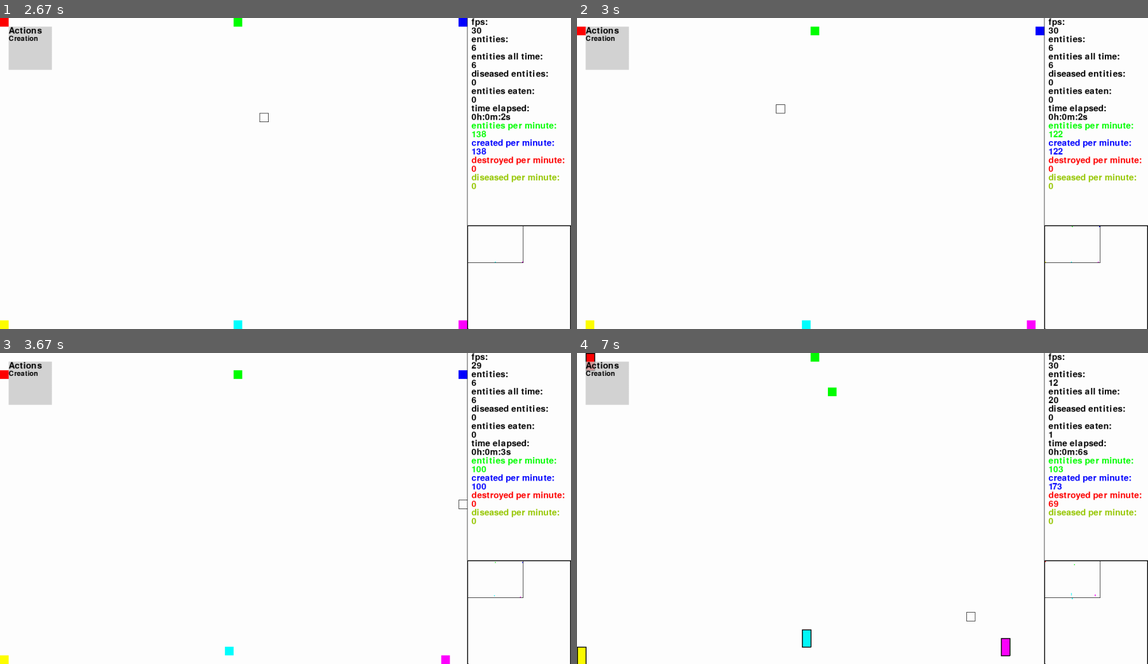
Above: before the commit, frames 1-4 (two rows, left to right).
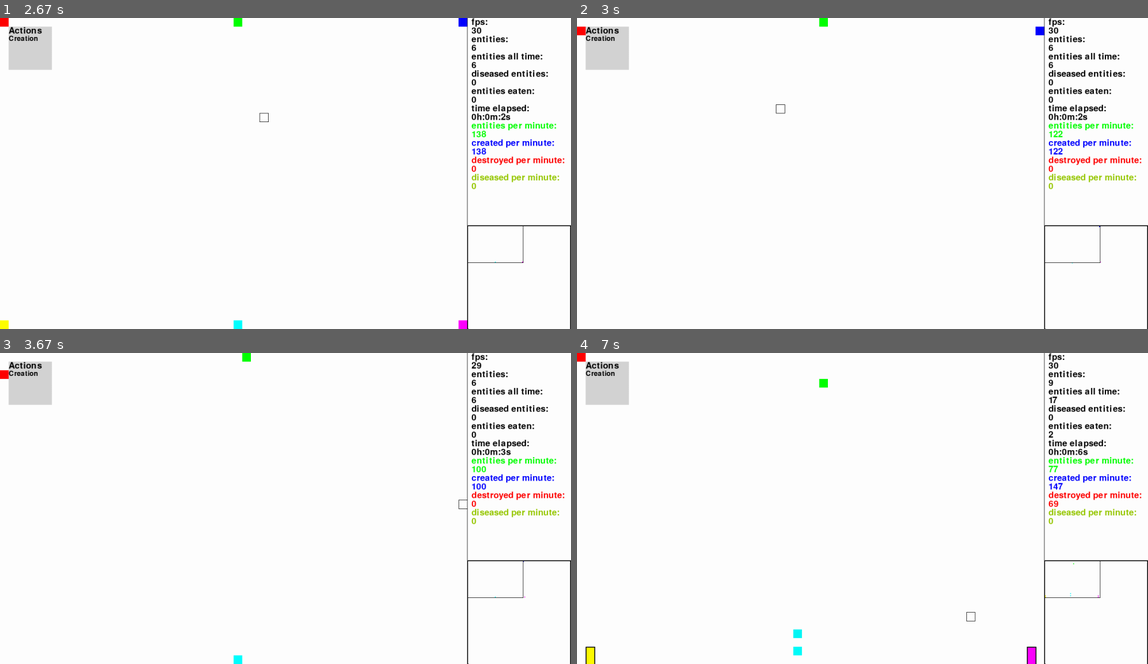
Above: after the commit, the same moments.

Repository: sbwhitt/pygame-life-simulation
Game: pygame game, started from main.py
Two runs of this game, one before a commit and one after it. Both use one fixed random seed, a clock stepped at 60 frames per second and the inputs below.
Inputs (mouse positions are in pixels of both pictures, inside the frame that each line leads up to):
- Up to frame 1 (2.67 s): click "Actions" at 0.38 s; tap Enter at 0.67 s; click (108, 126) at 1.05 s; click (137, 58) at 1.38 s; click (296, 67) at 1.72 s; tap E at 2 s; click (268, 120) at 2.38 s
- Up to frame 2 (3 s): click (782, 108) at 2.72 s
- Up to frame 3 (3.67 s): click (433, 480) at 3.05 s; click (462, 502) at 3.38 s
- Up to frame 4 (7 s): tap E at 3.67 s; click (696, 449) at 4.05 s; click (891, 496) at 4.38 s; click (696, 489) at 4.72 s; tap X at 5 s; click (691, 623) at 5.38 s; click (771, 405) at 5.72 s; click (805, 496) at 6.05 s; click (725, 424) at 6.38 s; click (965, 611) at 6.72 s

Frame 1 is identical in both runs. In frame 2, 0.2% of the frame differs, in the area x 1-92%, y 0-100%; in frame 3, 0.3%; in frame 4, 1.0%, in the area x 0-92%, y 0-100%.

Commit message:
update surroundings and entity guts

Diff:
--- a/src/entities/entity.py
+++ b/src/entities/entity.py
@@ -20,12 +20,13 @@
         else:
             self.dna = DNA(utils.get_random_color())
 
-    def update(self, width: int, height: int, surroundings: list[list["Entity"] | None]) -> "Entity":
+    def update(self, width: int, height: int, surroundings: list["Entity"]) -> "Entity":
         neighbor = self._choose_neighbor(surroundings)
         if neighbor != None:
             return neighbor
-        self.choice = self._choose_dir(surroundings)
-        self._move(width, height)
+        if (not self.bound and self.dna.dir_timer > settings.DIR_INTERVAL):
+            self._choose_dir(surroundings, width, height)
+        return None
 
     def reproduce(self) -> "Entity|None":
         self.dna.genes += 1
@@ -44,18 +45,18 @@
             return offspring
         return None
 
-    def look_for_colony(self, surroundings: list[list["Entity"] | None]) -> "Entity":
-        for i in range(len(surroundings)):
-            if surroundings[i] != None:
-                neighbor = self._check_neighbor(surroundings[i])
-                if neighbor != None and neighbor.bound and neighbor.colony != self.colony:
+    def look_for_colony(self, surroundings: list["Entity"]) -> "Entity":
+        for s in surroundings:
+            if s:
+                neighbor = self._check_neighbor(s)
+                if neighbor != None and neighbor.colony != self.colony and neighbor.bound:
                     if neighbor.dna.diseased and random.randint(1, settings.DISEASE_SPREAD_CHANCE) == 1:
                         self.dna.diseased = True
                         return None
                     return neighbor
         return None
 
-    # def surrounded(self, surroundings: list[list["Entity"] | None]) -> bool:
+    # def surrounded(self, surroundings: list["Entity"]) -> bool:
     #     for i in range(len(surroundings)):
     #         if surroundings[i] != None:
     #             neighbor = self._check_neighbor(surroundings[i])
@@ -64,27 +65,23 @@
     #         return False
     #     return True
 
-    def scan_edges(self, surroundings: list[list["Entity"] | None]) -> None:
+    def scan_edges(self, surroundings: list["Entity"]) -> None:
         for i in range(len(surroundings)):
-            if surroundings[i] != None and len(surroundings[i]) > 0:
-                for e in surroundings[i]:
-                    if e.bound:
-                        self.edges[i] = False
-                        if random.randint(1, 4) == 1: self._bleed_edge(e)
-                    else: self.edges[i] = True
-                    # if e.dna.diseased and random.randint(1, 10) == 1: self.dna.diseased = True
-            else:
-                self.edges[i] = True
+            if surroundings[i] and surroundings[i].bound:
+                    self.edges[i] = False
+                    if random.randint(1, 4) == 1: self._bleed_edge(surroundings[i])
+            else: self.edges[i] = True
+            # if e.dna.diseased and random.randint(1, 10) == 1: self.dna.diseased = True
 
-    def _move(self, width: int, height: int) -> None:
+    def _move(self, width: int, height: int, choice: int) -> None:
         if self.dna.move_timer > settings.MOVE_INTERVAL:
-            if self.choice == 0 and self.rect.top != 0:  # up
+            if choice == 0 and self.rect.top != 0:  # up
                 self.rect = self.rect.move(0, -settings.ENT_WIDTH)
-            elif self.choice == 1 and self.rect.left != 0:  # left
+            elif choice == 1 and self.rect.left != 0:  # left
                 self.rect = self.rect.move(-settings.ENT_WIDTH, 0)
-            elif self.choice == 2 and self.rect.bottom != height:  # down
+            elif choice == 2 and self.rect.bottom != height:  # down
                 self.rect = self.rect.move(0, settings.ENT_WIDTH)
-            elif self.choice == 3 and self.rect.right != width:  # right
+            elif choice == 3 and self.rect.right != width:  # right
                 self.rect = self.rect.move(settings.ENT_WIDTH, 0)
             self.dna.move_timer = 0
             self.loc = (self.rect.left, self.rect.top)
@@ -126,21 +123,19 @@
     #             return False
     #     return True
 
-    def _is_empty(self, target: list["Entity"]) -> bool:
-        if len(target) > 0:
-            return False
-        return True
+    # def _is_empty(self, target: list["Entity"]) -> bool:
+    #     if len(target) > 0:
+    #         return False
+    #     return True
 
-    def _check_neighbor(self, collisions: list["Entity"]) -> "Entity":
-        for c in collisions:
-            if c.dna.diseased and random.randint(1, settings.DISEASE_SPREAD_CHANCE) == 1:
-                self.dna.diseased = True
-                return None
-            if self.dna.compatible(c.dna):
-                return c
-        return None
+    def _check_neighbor(self, collision: "Entity") -> "Entity":
+        if collision.dna.diseased and random.randint(1, settings.DISEASE_SPREAD_CHANCE) == 1:
+            self.dna.diseased = True
+            return None
+        if self.dna.compatible(collision.dna):
+            return collision
 
-    def _choose_neighbor(self, surroundings: list[list["Entity"] | None]) -> "Entity":
+    def _choose_neighbor(self, surroundings: list["Entity"]) -> "Entity":
         for i in range(len(surroundings)):
             if random.randint(1, 10) == 1 and surroundings[i] != None:
                 neighbor = self._check_neighbor(surroundings[i])
@@ -148,15 +143,10 @@
                     return neighbor
         return None
 
-    def _choose_dir(self, surroundings: list[list["Entity"] | None]) -> int:
-        if (not self.bound and self.dna.dir_timer > settings.DIR_INTERVAL):
-            self.dna.dir_timer = 0
-            choices = []
-            for i in range(len(surroundings)):
-                if surroundings[i] != None and self._is_empty(surroundings[i]):
-                    choices.append(i)
-            if choices:
-                c = choices[random.randint(0, len(choices)-1)]
-                return c
-            else:
-                return -1
+    def _choose_dir(self, surroundings: list["Entity"], width: int, height: int) -> int:
+        self.dna.dir_timer = 0
+        choices = -1
+        for s in surroundings:
+            if not s: choices += 1
+        if choices > 0:
+            self._move(width, height, random.randint(0, choices))
--- a/src/utils/map.py
+++ b/src/utils/map.py
@@ -1,3 +1,4 @@
+import src.utils.utils as utils
 import static.settings as settings
 from src.entities.entity import Entity
 
@@ -7,19 +8,18 @@
         self.width = w
         self.height = h
         self.grid = {}
+        self.dirs = [(0, -settings.ENT_WIDTH),
+                       (-settings.ENT_WIDTH, 0),
+                       (0, settings.ENT_WIDTH),
+                       (settings.ENT_WIDTH, 0)]
         self._build_grid()
 
-    def get_surroundings(self, pos: tuple) -> list[list[Entity] | None]:
+    def get_surroundings(self, pos: tuple) -> list[Entity]:
         surroundings = [None, None, None, None]
-        for i in range(0, 4):
-            if i == 0 and self.grid.get((pos[0], pos[1]-settings.ENT_WIDTH)) != None:  # up
-                surroundings[0] = self.grid.get((pos[0], pos[1]-settings.ENT_WIDTH))
-            if i == 1 and self.grid.get((pos[0]-settings.ENT_WIDTH, pos[1])) != None:  # left
-                surroundings[1] = self.grid.get((pos[0]-settings.ENT_WIDTH, pos[1]))
-            if i == 2 and self.grid.get((pos[0], pos[1]+settings.ENT_WIDTH)) != None:  # down
-                surroundings[2] = self.grid.get((pos[0], pos[1]+settings.ENT_WIDTH))
-            if i == 3 and self.grid.get((pos[0]+settings.ENT_WIDTH, pos[1])) != None:  # right
-                surroundings[3] = self.grid.get((pos[0]+settings.ENT_WIDTH, pos[1]))
+        for i in range(0, len(surroundings)):
+            tile = self.grid.get(utils.add_twoples(pos, self.dirs[i]))
+            if tile and len(tile) > 0:
+                surroundings[i] = tile[0]
         return surroundings
 
     def _build_grid(self) -> None:
